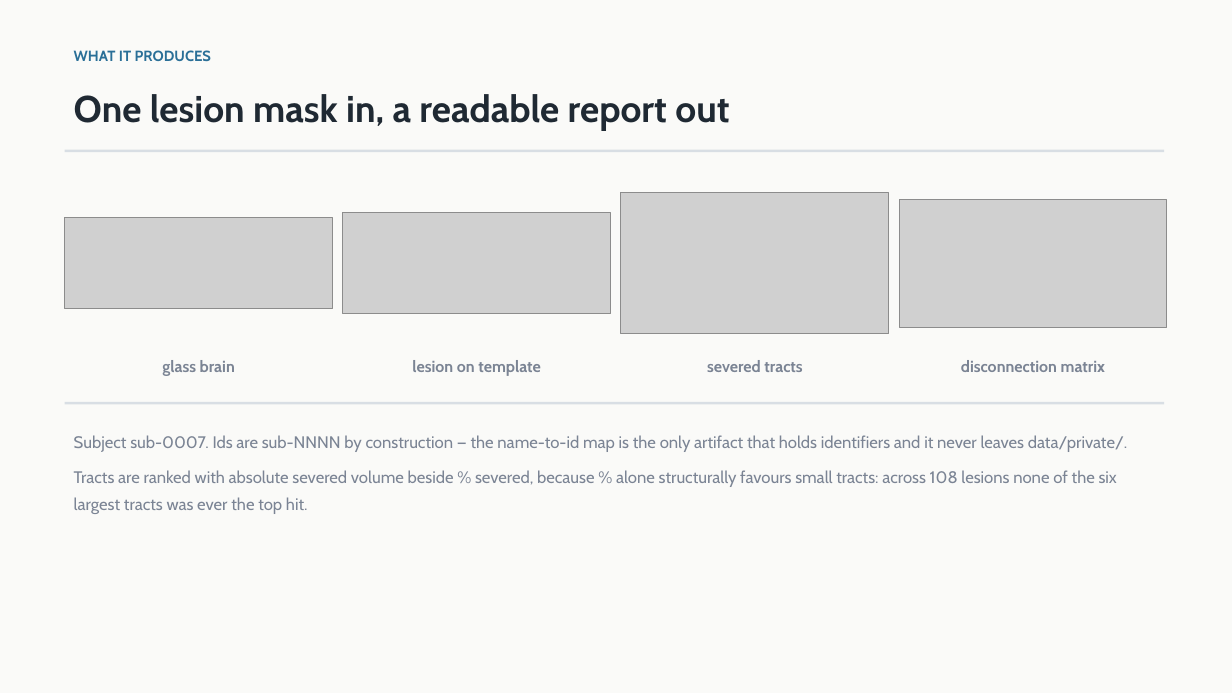
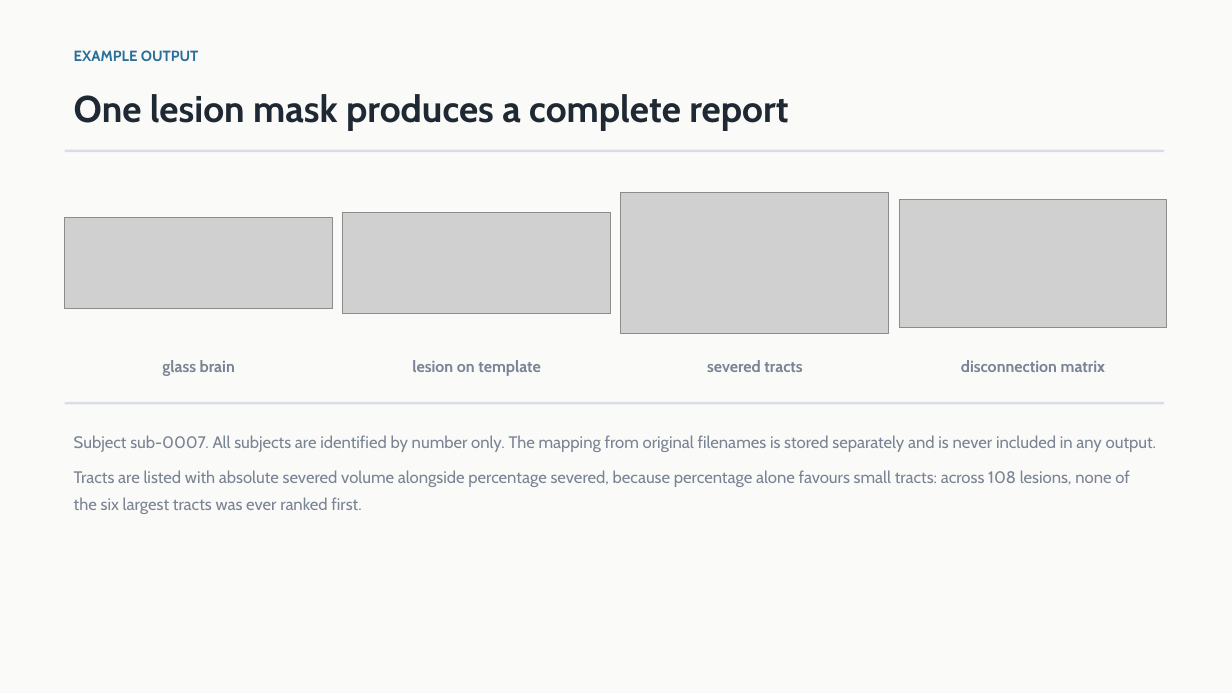
Before and after one commit to Manas-Maahir/SLP, a slide deck: slide 4 of docs/Lesion_Disconnection_Status.pptx. Drawn at 1232x693 pixels with LibreOffice and Linux fonts; fonts in the diff are those of the drawing; grey boxes stand for pictures. Boxes give left, top, right and bottom in pixels: in the first picture for what was removed or moved away, otherwise in the second. Text is boxed around its words. In the diff, an @@ line names an element or a change of style, - is before the commit and + after.

```diff
--- a/docs/Lesion_Disconnection_Status.pptx
+++ b/docs/Lesion_Disconnection_Status.pptx
@@ text at (x1=74, y1=50, x2=199, y2=61): text changed @@
-WHAT IT PRODUCES
+EXAMPLE OUTPUT
@@ text at (x1=74, y1=94, x2=788, y2=131): text changed @@
-One lesion mask in, a readable report out
+One lesion mask produces a complete report
@@ text at (x1=74, y1=435, x2=1156, y2=514): text changed @@
-Subject sub-0007. Ids are sub-NNNN by construction — the name-to-id map is the only artifact that holds identifiers and it never leaves data/private/.
-Tracts are ranked with absolute severed volume beside % severed, because % alone structurally favours small tracts: across 108 lesions none of the six largest tracts was ever the top hit.
+Subject sub-0007. All subjects are identified by number only. The mapping from original filenames is stored separately and is never included in any output.
+Tracts are listed with absolute severed volume alongside percentage severed, because percentage alone favours small tracts: across 108 lesions, none of the six largest tracts was ever ranked first.
```
Also in this commit, not shown: 14 other slides changed, 1 other file.
